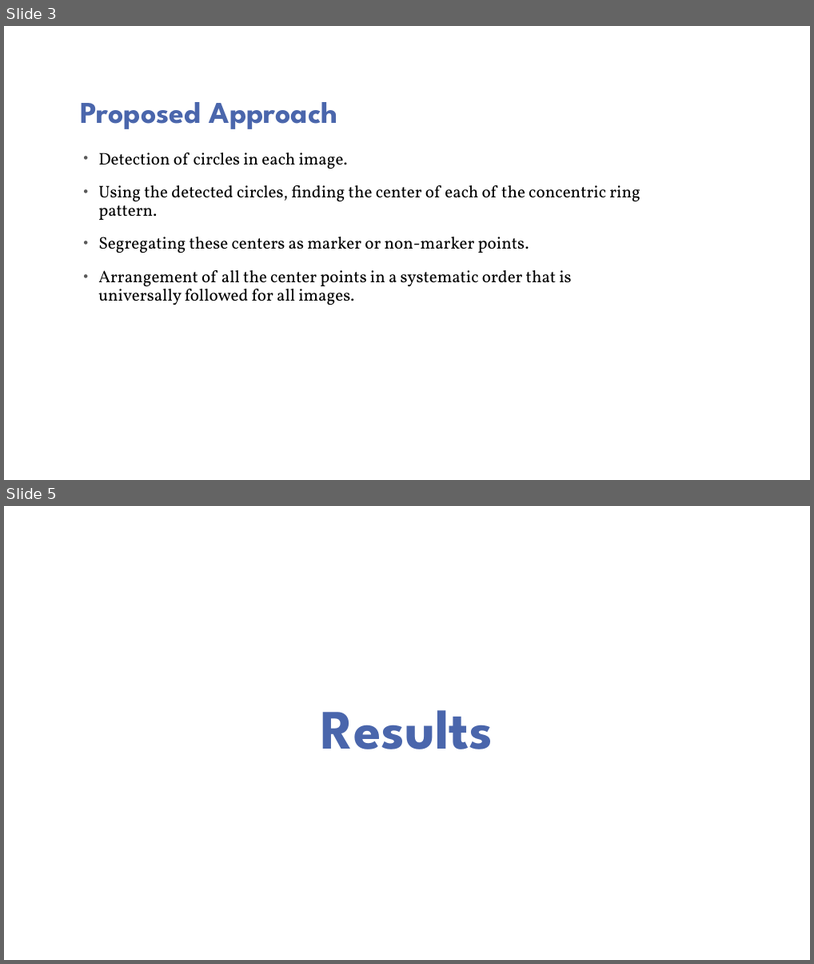
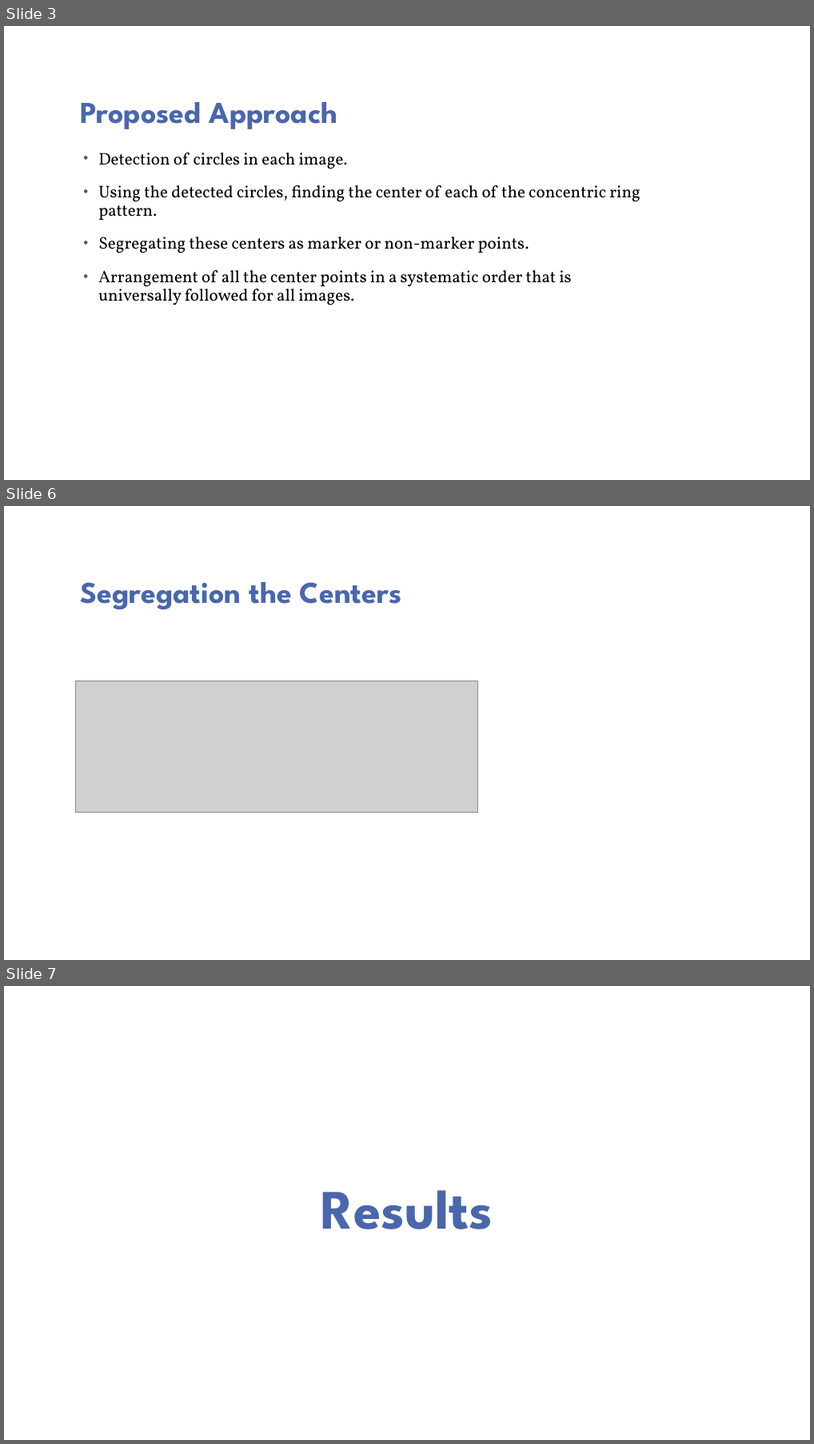
Before and after one commit to CameraCalibration/Report, a slide deck: PatternRecognition/PatternRecognition.pptx. Shown one above the other, each under a label of ours: slides 3 and 5 before the commit, slides 3, 6 and 7 after it; the slides between them are not shown. The pictures are 814x964 and 814x1444 pixels, drawn with LibreOffice and Linux fonts; fonts in the diff are those of the drawing; grey boxes stand for pictures; background and template pictures are left out. Boxes give left, top, right and bottom in pixels: in the first picture for what was removed or moved away, otherwise in the second. Text is boxed around its words. In the diff, an @@ line names an element or a change of style, - is before the commit and + after.

```diff
--- a/PatternRecognition/PatternRecognition.pptx
+++ b/PatternRecognition/PatternRecognition.pptx
@@ slide 6 added at [4, 506, 810, 960], background picture (left out) @@
@@ title added at [81, 582, 402, 610], 36 pt, text #4A66AC, bold @@
+Segregation the Centers
@@ picture added at [76, 680, 478, 812] @@
@@ what was slide 5 is now slide 7 @@
```
Also in this commit, not shown: 3 other slides added, 3 slides removed.
